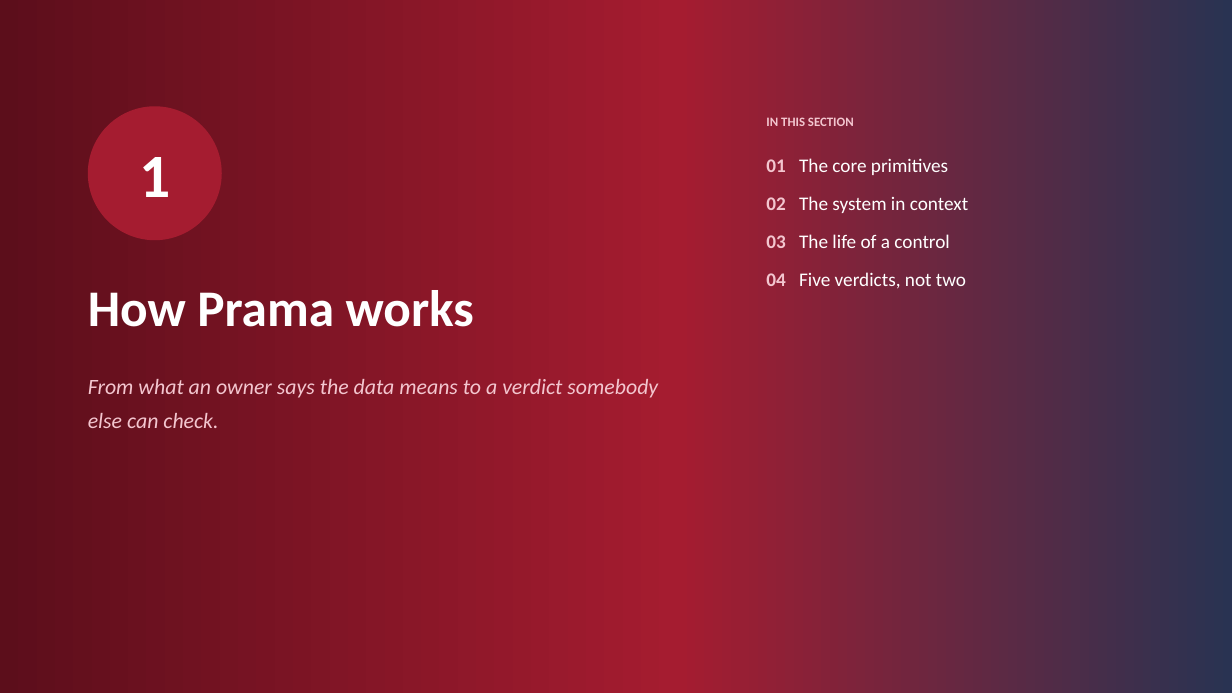
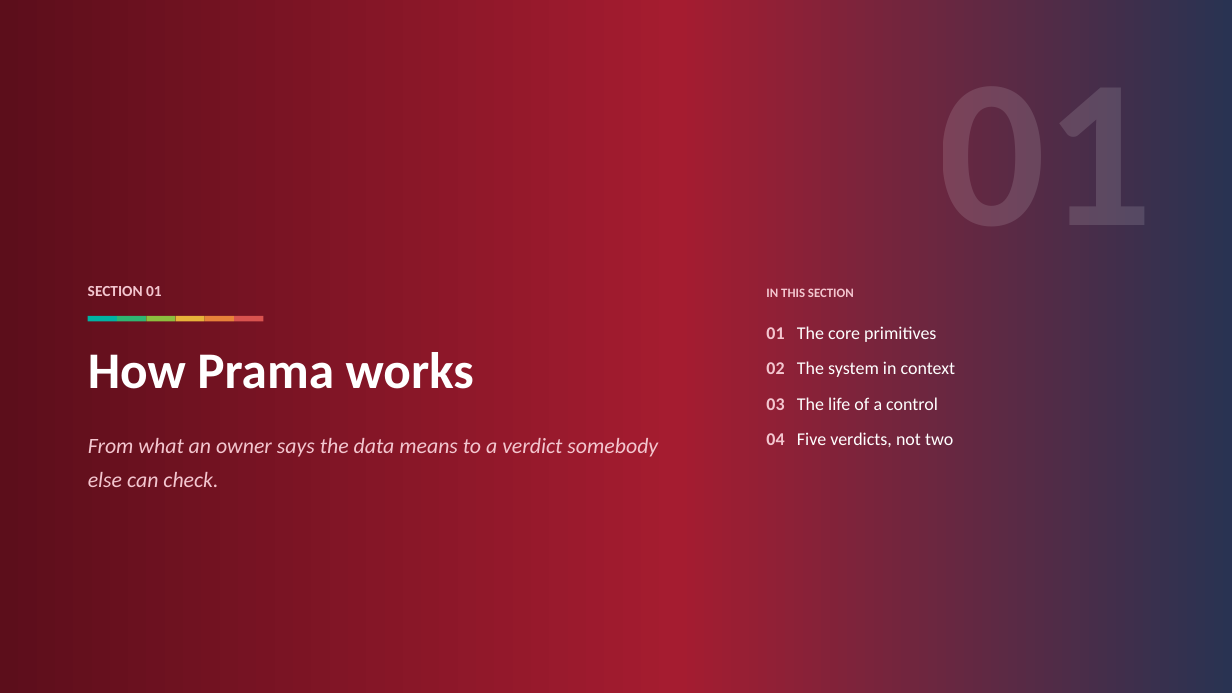
Before and after one commit to ajsinha/prama, a slide deck: slide 8 of docs/publications/deck/Prama-Evidence-First-Data-Quality.pptx. Drawn at 1232x693 pixels with LibreOffice and Linux fonts; fonts in the diff are those of the drawing. Boxes give left, top, right and bottom in pixels: in the first picture for what was removed or moved away, otherwise in the second. Text is boxed around its words. In the diff, an @@ line names an element or a change of style, - is before the commit and + after.

Commit message:
Deck dividers carry the chapter number as a watermark, after DishtaYantra's
Each section divider now sets its number (01 to 10) very large in the top
right, white at 13% opacity, so it reads tone-on-tone across the whole
crimson-to-indigo gradient where a fixed tint would vanish on one end and shout
on the other. It replaces the numbered circle; a short band of the prism's six
rays sits above the title, and the section's contents sit beneath the number.

The rendered audit now gives LibreOffice a profile of its own: with the shared
one, a conversion fails outright whenever any other LibreOffice is running, and
one did during this change.

```diff
--- a/docs/publications/deck/Prama-Evidence-First-Data-Quality.pptx
+++ b/docs/publications/deck/Prama-Evidence-First-Data-Quality.pptx
@@ ellipse removed at (x1=88, y1=106, x2=222, y2=240) @@
-1
@@ text added at (x1=88, y1=286, x2=162, y2=296), 12 pt, text #F3C6CF, bold @@
+SECTION 01
@@ text "IN THIS SECTION" moved from (x1=766, y1=117, x2=854, y2=126) to (x1=766, y1=288, x2=854, y2=297) @@
@@ rectangle added at (x1=88, y1=316, x2=117, y2=322), fill #00B3A4 @@
@@ rectangle added at (x1=117, y1=316, x2=147, y2=322), fill #2FB673 @@
@@ rectangle added at (x1=146, y1=316, x2=176, y2=322), fill #8CBF3F @@
@@ rectangle added at (x1=176, y1=316, x2=205, y2=322), fill #E8B33A @@
@@ rectangle added at (x1=205, y1=316, x2=235, y2=322), fill #E8823A @@
@@ rectangle added at (x1=234, y1=316, x2=263, y2=322), fill #D9534F @@
@@ text "01 The core primitives" moved from (x1=766, y1=158, x2=968, y2=289) to (x1=766, y1=326, x2=956, y2=447) @@
@@ text "01 The core primitives" at (x1=766, y1=326, x2=956, y2=447): size 15 to 14 pt; less space between paragraphs @@
@@ text "How Prama works" moved from (x1=88, y1=290, x2=474, y2=327) to (x1=88, y1=352, x2=474, y2=389) @@
@@ text "From what an owner says ..." moved from (x1=88, y1=379, x2=658, y2=428) to (x1=88, y1=438, x2=658, y2=487) @@
```
Also in this commit, not shown: 9 other slides changed, 3 other files.
